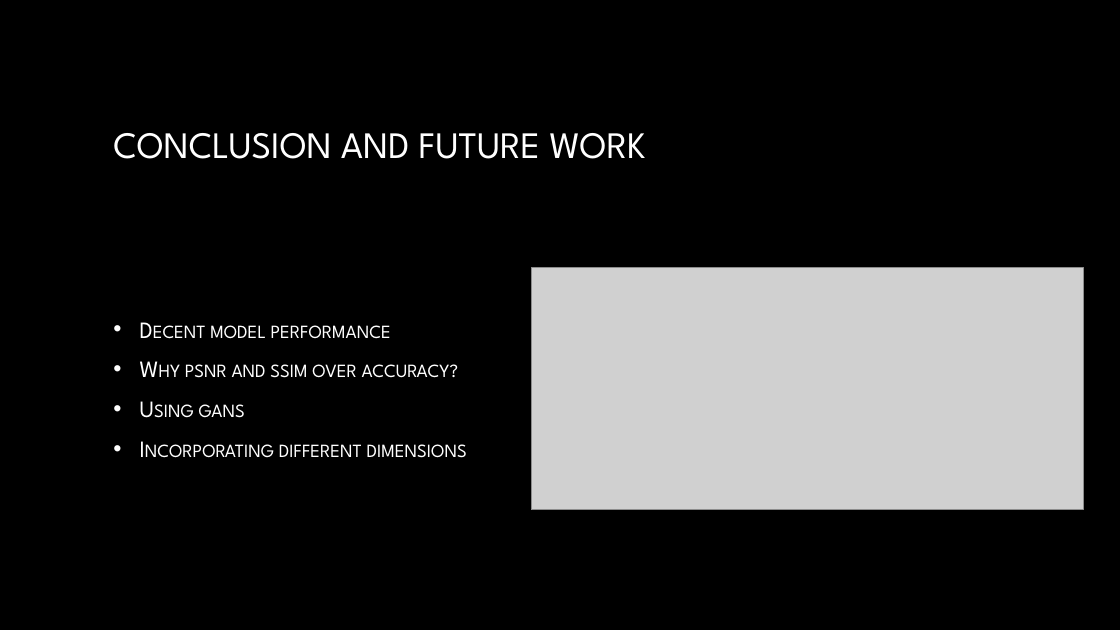
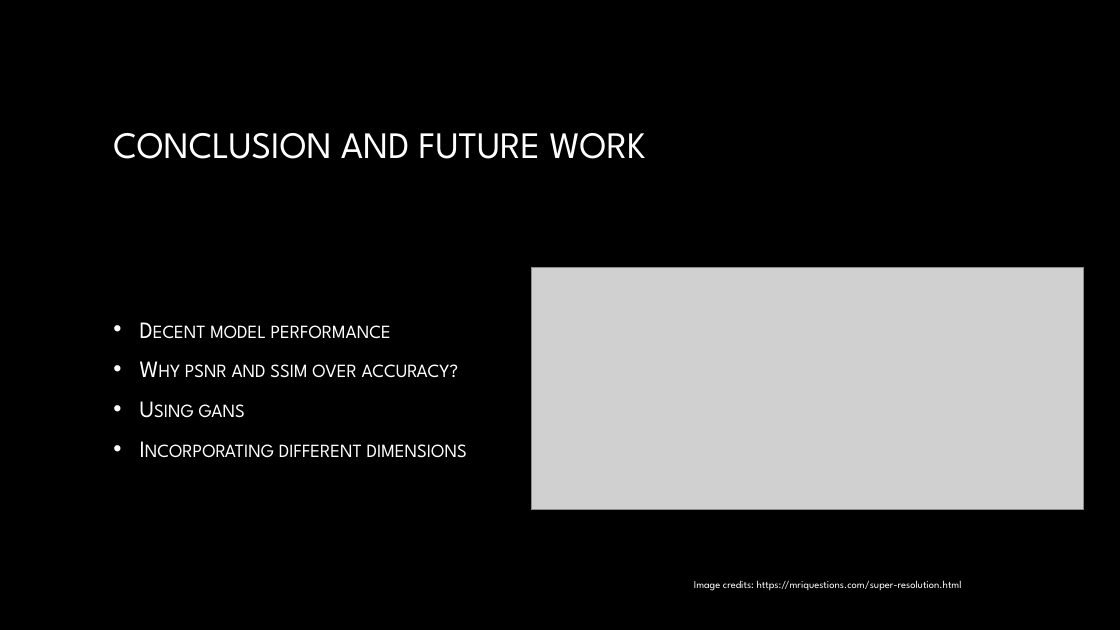
Before and after one commit to kaushikm10/CSCI-5922-Deep-Learning-Project, a slide deck: slide 12 of Image Super resolution.pptx. Drawn at 1120x630 pixels with LibreOffice and Linux fonts; fonts in the diff are those of the drawing; grey boxes stand for pictures; background and template pictures are left out. Boxes give left, top, right and bottom in pixels: in the first picture for what was removed or moved away, otherwise in the second. Text is boxed around its words. In the diff, an @@ line names an element or a change of style, - is before the commit and + after.

```diff
--- a/Image Super resolution.pptx
+++ b/Image Super resolution.pptx
@@ text added at (x1=694, y1=580, x2=962, y2=591), 9 pt, text #FFFFFF @@
+Image credits: https://mriquestions.com/super-resolution.html
```
Also in this commit, not shown: 7 other slides changed, 1 slide added, 1 other file.
